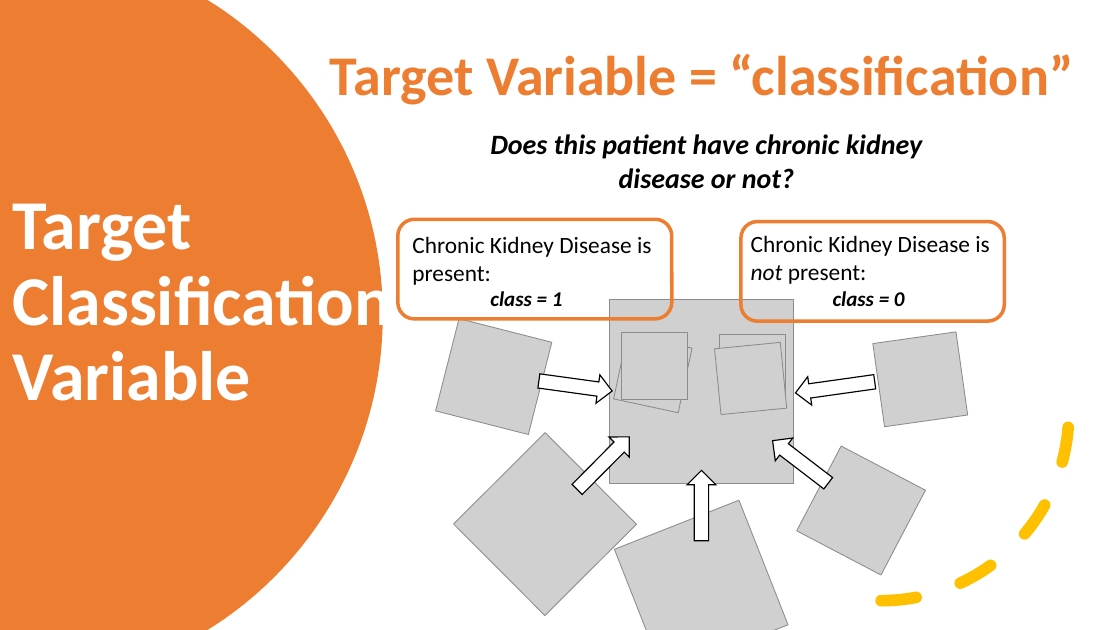
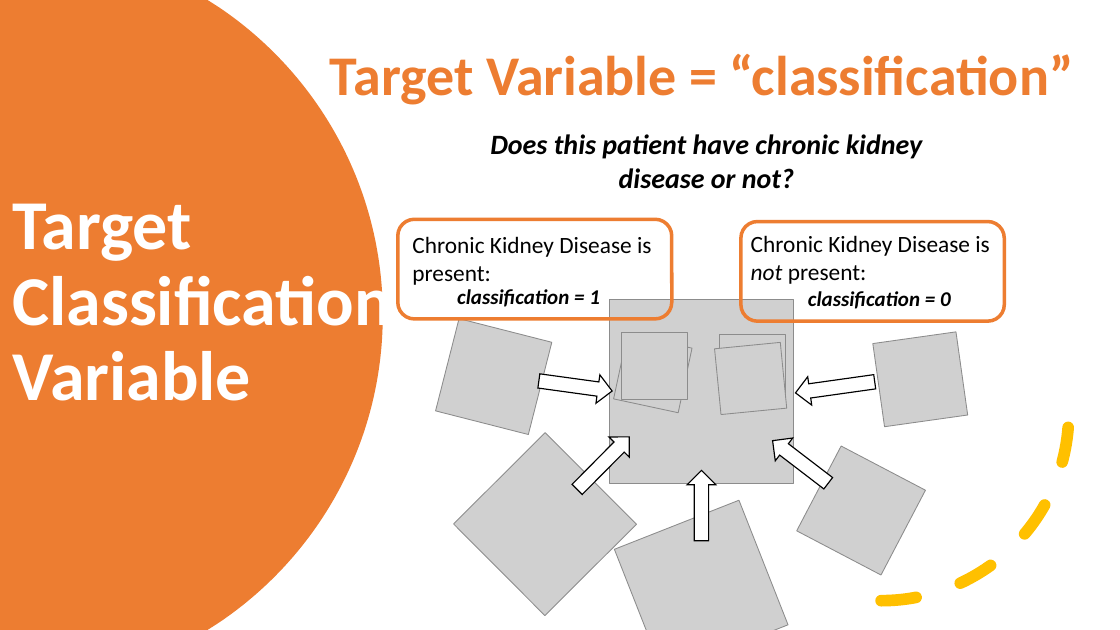
Before and after one commit to tayrotayro/Machine-Learning-Project-ISDS-7070, a slide deck: slide 7 of ckd_presentation.pptx. Drawn at 1120x630 pixels with LibreOffice and Linux fonts; fonts in the diff are those of the drawing; grey boxes stand for pictures. Boxes give left, top, right and bottom in pixels: in the first picture for what was removed or moved away, otherwise in the second. Text is boxed around its words. In the diff, an @@ line names an element or a change of style, - is before the commit and + after.

```diff
--- a/ckd_presentation.pptx
+++ b/ckd_presentation.pptx
@@ text at (457,289,600,307): text changed @@
-class = 1
+classification = 1
@@ text at (808,291,951,309): text changed @@
-class = 0
+classification = 0
```
Also in this commit, not shown: 13 other slides changed, 2 slides removed, 1 other file.
